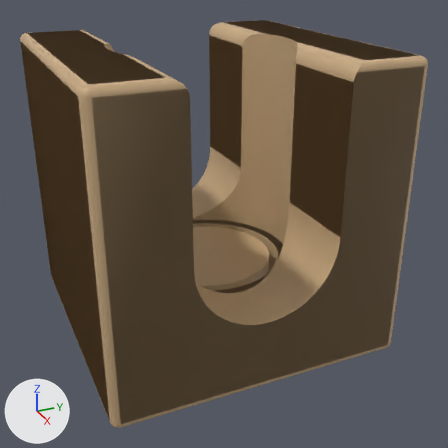
An edit to the Blender file assets-source/kit/mech_hole_oneway_l1/mech_hole_oneway_l1_high.blend, drawn before and after from the same camera.
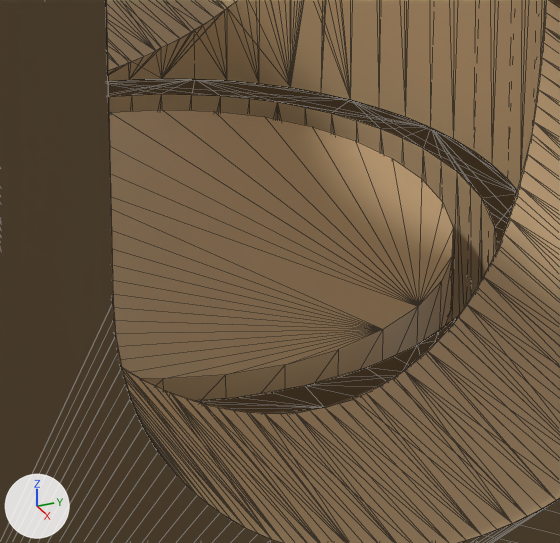
Each version is shown whole from a 50 mm lens placed at (0.1118, -0.0457, 0.0771), pointed at (0.0045, 0.0026, 0.0234), then close up on the part from 38% to 65% of the width and 45% to 72% of the height. Lighting does not change. The marker at lower left points along +X, +Y and +Z. The first two pictures are the older version. The close-ups show mesh edges as thin lines. Objects named as collision shapes, trigger or cutter boxes, shadow casters or lower levels of detail are left out.

The scene before the commit, as lines of its bpy script (objects in view):
```python
me_anim_trapdoor_lod0 = bpy.data.meshes.new('anim_trapdoor_lod0')
me_anim_trapdoor_lod0.from_pydata(...)  # a 32-sided cylinder along z spanning x -0.028..0.0, y -0.014..0.014, z -0.0015..0.0015
me_anim_trapdoor_lod0.polygons.foreach_set('use_smooth', [True] * 124)
me_anim_trapdoor_lod0.materials.append(mat_wood_placeholder)  # beige #c8aa81
me_mech_hole_oneway_l1_lod0 = bpy.data.meshes.new('mech_hole_oneway_l1_lod0')
me_mech_hole_oneway_l1_lod0.from_pydata(...)  # 416 vertices, 829 faces; spans x -0.0295..0.0295, y -0.0295..0.0295, z 0.0005..0.0595
me_mech_hole_oneway_l1_lod0.polygons.foreach_set('use_smooth', [True] * 829)
me_mech_hole_oneway_l1_lod0.materials.append(mat_wood_placeholder)  # beige #c8aa81
ob_anim_trapdoor = bpy.data.objects.new('anim_trapdoor', None)
ob_anim_trapdoor.parent = ob_mech_hole_oneway_l1
ob_anim_trapdoor.location = (0.014, 0.0, 0.0135)
ob_anim_trapdoor_lod0 = bpy.data.objects.new('anim_trapdoor_lod0', me_anim_trapdoor_lod0)
ob_anim_trapdoor_lod0.parent = ob_anim_trapdoor
ob_anim_trapdoor_lod0.location = (0.0, 0.0, 0.0)
ob_mech_hole_oneway_l1_lod0 = bpy.data.objects.new('mech_hole_oneway_l1_lod0', me_mech_hole_oneway_l1_lod0)
ob_mech_hole_oneway_l1_lod0.parent = ob_mech_hole_oneway_l1
ob_mech_hole_oneway_l1_lod0.location = (0.0, 0.0, 0.0)
# also in view: 'mech_hole_oneway_l1_high' at (0.0, 0.0, 0.03)
```
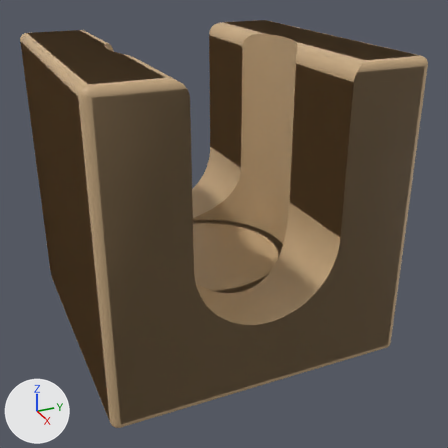
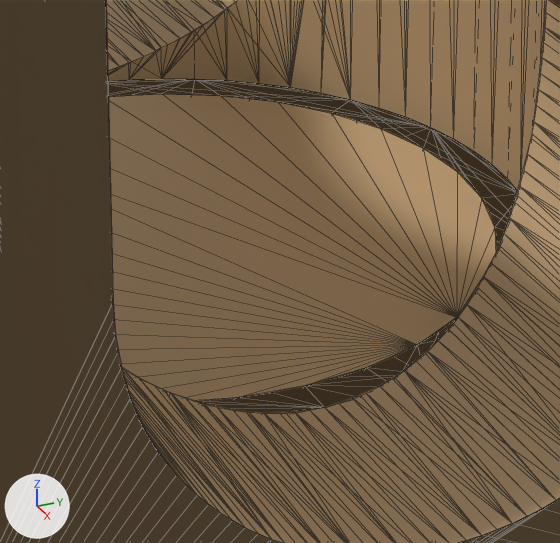
ob_anim_trapdoor is not drawn itself; it is the parent of ob_anim_trapdoor_lod0, ob_anim_trapdoor_lod1, ob_anim_trapdoor_lod2.

Where the change shows, as pixel boxes (x1, y1, x2, y2) in the close-ups (560 x 543 px):
'anim_trapdoor_lod0', rescaled (12% wider)
    before: (109, 110, 453, 400)
    after: (108, 94, 495, 400)

The edits, one by one:
me_anim_trapdoor_lod0 is used by ob_anim_trapdoor_lod0; parent ob_anim_trapdoor; location (0.0, 0.0, 0.0).
me_anim_trapdoor_lod0 had 64 vertices, 124 faces and spanned x -0.028..0.0, y -0.014..0.014, z -0.0015..0.0015.
me_anim_trapdoor_lod0 now has 64 vertices, 124 faces and spans x -0.032..0.0, y -0.016..0.016, z -0.0015..0.0015.
me_anim_trapdoor_lod0 part 1: the whole mesh is scaled about the mesh origin by (1.14, 1.14, 1).
Object 'anim_trapdoor' (ob_anim_trapdoor) moves from (0.014, 0.0, 0.0135) to (0.016, 0.0, 0.0135).
